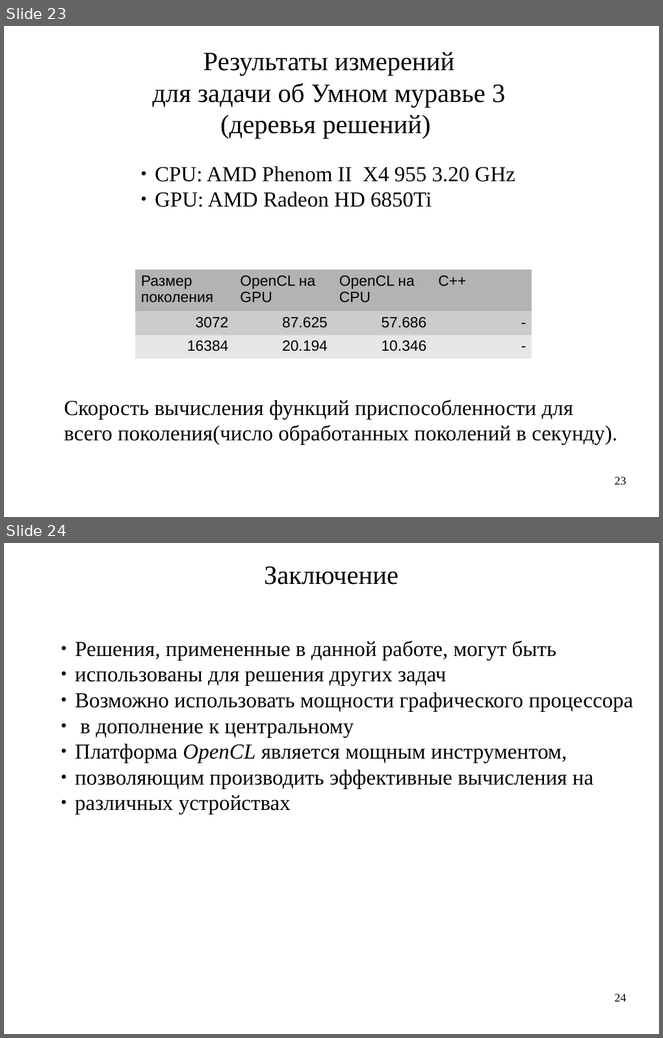
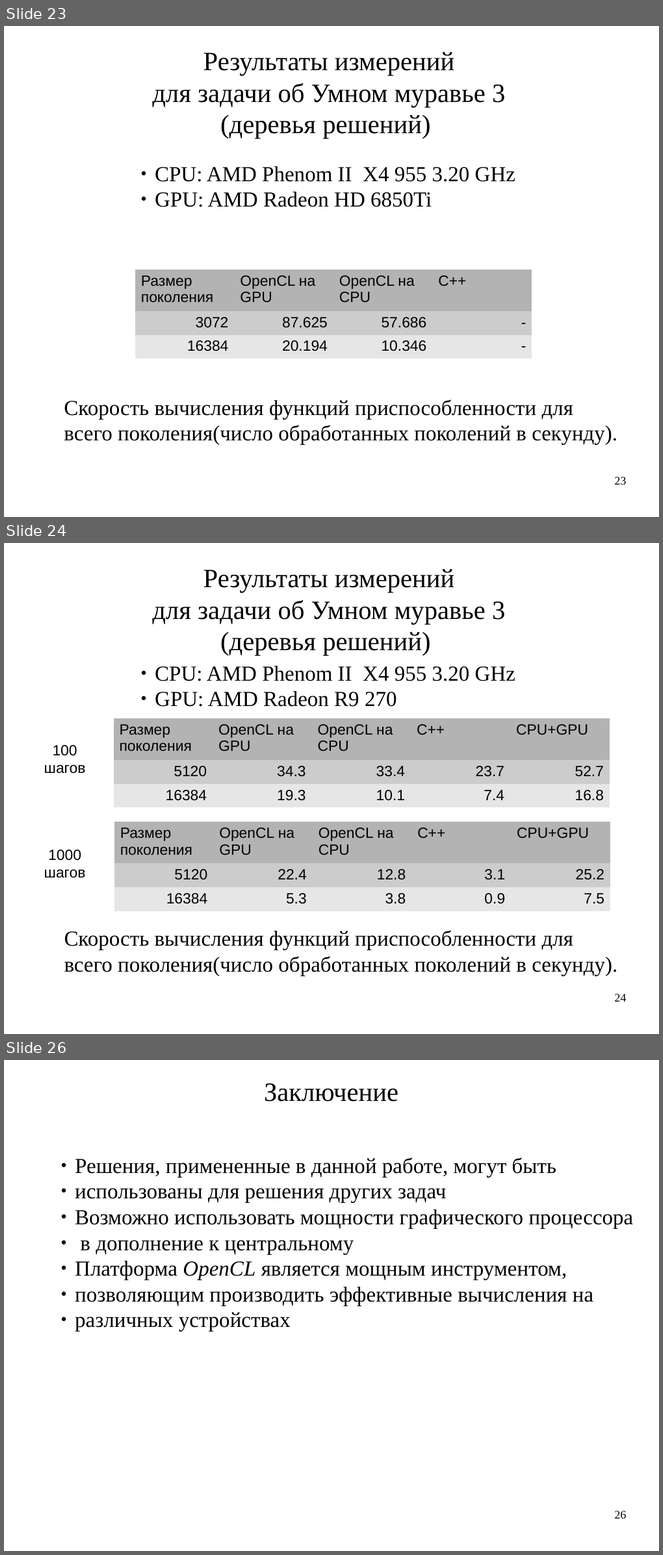
Before and after one commit to artem-bochkarev/master-work, a slide deck: Papers/PresentationKMU.odp. Shown one above the other, each under a label of ours: slides 23 and 24 before the commit, slides 23, 24 and 26 after it; the slides between them are not shown. The pictures are 663x1038 and 663x1555 pixels, drawn with LibreOffice and Linux fonts; fonts in the diff are those of the drawing. Boxes give left, top, right and bottom in pixels: in the first picture for what was removed or moved away, otherwise in the second. Text is boxed around its words. In the diff, an @@ line names an element or a change of style, - is before the commit and + after.

```diff
--- a/Papers/PresentationKMU.odp
+++ b/Papers/PresentationKMU.odp
@@ slide 24 added at <box>4,543,659,1034</box>, background #FFFFFF @@
@@ text added at <box>152,569,505,656</box>, 32 pt, text #000000 @@
+Результаты измерений
+для задачи об Умном муравье 3
+(деревья решений)
@@ text added at <box>155,666,516,707</box>, 26 pt, text #000000 @@
+● CPU: AMD Phenom II X4 955 3.20 GHz
+● GPU: AMD Radeon R9 270
@@ table added at <box>113,719,610,804</box>, 3 rows, 5 columns @@
+Размер поколения | OpenCL на GPU | OpenCL на СPU | C++ | CPU+GPU
+5120 | 34.3 | 33.4 | 23.7 | 52.7
+16384 | 19.3 | 10.1 | 7.4 | 16.8
@@ text added at <box>44,745,86,774</box>, 18 pt, text #000000 @@
+100 шагов
@@ table added at <box>114,823,611,908</box>, 3 rows, 5 columns @@
+Размер поколения | OpenCL на GPU | OpenCL на СPU | C++ | CPU+GPU
+5120 | 22.4 | 12.8 | 3.1 | 25.2
+16384 | 5.3 | 3.8 | 0.9 | 7.5
@@ text added at <box>44,850,86,878</box>, 18 pt, text #000000 @@
+1000 шагов
@@ text added at <box>64,930,618,977</box>, 26 pt, text #000000 @@
+Скорость вычисления функций приспособленности для
+всего поколения(число обработанных поколений в секунду).
@@ page number added at <box>615,994,627,1002</box>, 14 pt, text #000000 @@
+24
@@ what was slide 24 is now slide 26 @@
@@ page number at <box>615,1511,627,1519</box>: text changed @@
-24
+26
```
Also in this commit, not shown: 1 other slide added, 2 other files.
